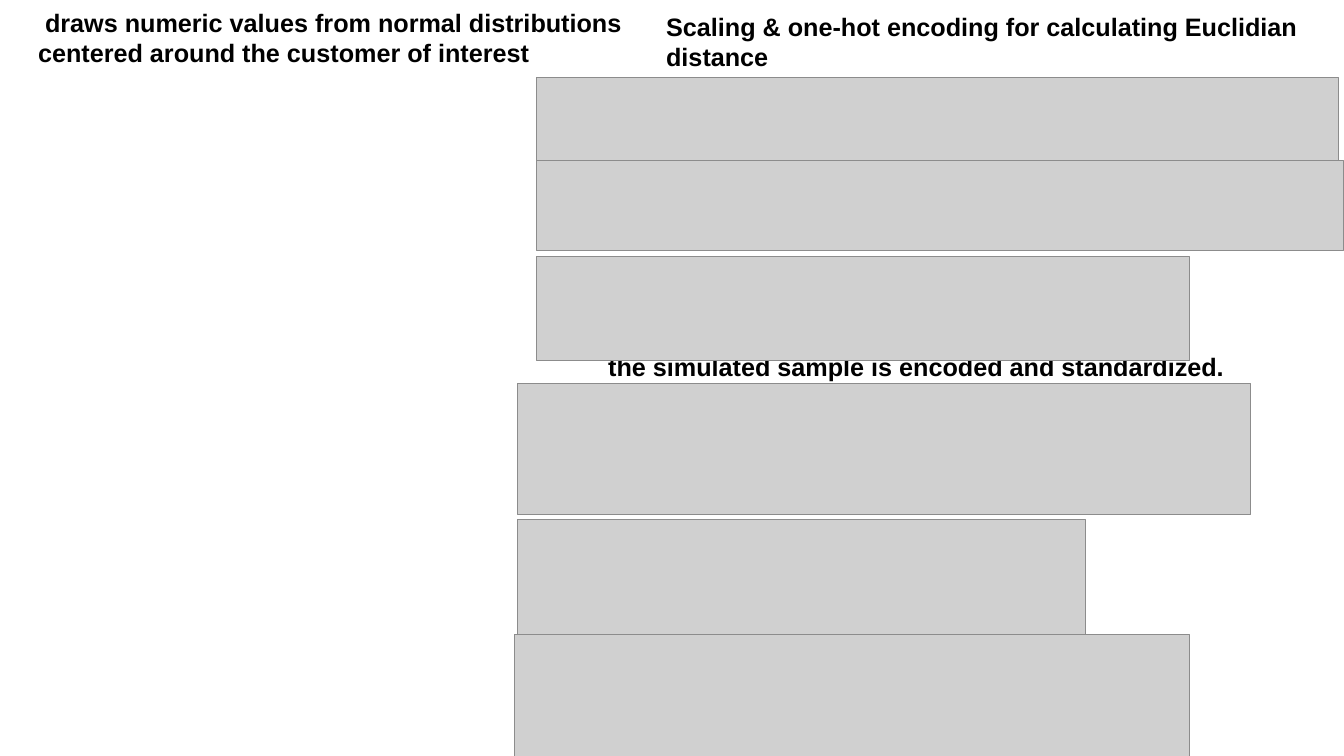
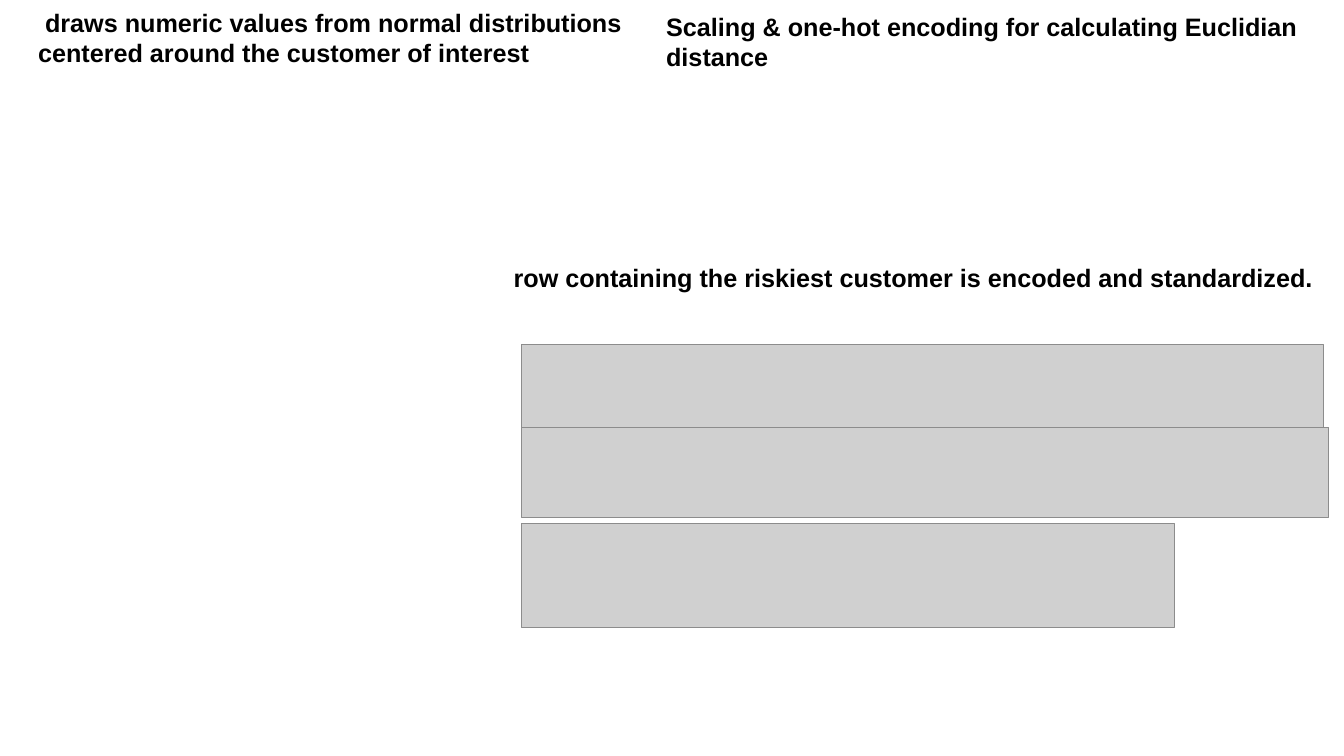
Before and after one commit to ziweifan177/Data_Science_Pilot, a slide deck: slide 7 of NortheasternUniversity-AISkunk Club/AIaddin-An automatic model intrepretability platform/Project/AI-addin Interpretability-CreditCard_LIME_StepsAndResults.pptx (slide 8 before the commit). Drawn at 1344x756 pixels with LibreOffice and Linux fonts; fonts in the diff are those of the drawing; grey boxes stand for pictures. Boxes give left, top, right and bottom in pixels: in the first picture for what was removed or moved away, otherwise in the second. Text is boxed around its words. In the diff, an @@ line names an element or a change of style, - is before the commit and + after.

```diff
--- a/NortheasternUniversity-AISkunk Club/AIaddin-An automatic model intrepretability platform/Project/AI-addin Interpretability-CreditCard_LIME_StepsAndResults.pptx
+++ b/NortheasternUniversity-AISkunk Club/AIaddin-An automatic model intrepretability platform/Project/AI-addin Interpretability-CreditCard_LIME_StepsAndResults.pptx
@@ text at <box>514,268,1312,293</box>: text changed @@
-the simulated sample is encoded and standardized.
+row containing the riskiest customer is encoded and standardized.
@@ picture removed at <box>518,383,1251,514</box> @@
@@ picture removed at <box>518,519,1086,634</box> @@
@@ 3 pictures: place and size @@
-3 pictures at <box>536,78,1344,361</box>
+3 pictures at <box>521,345,1329,627</box>
@@ picture removed at <box>514,635,1190,756</box> @@
```
Also in this commit, not shown: 4 other slides changed, 1 slide added, 1 slide removed.
